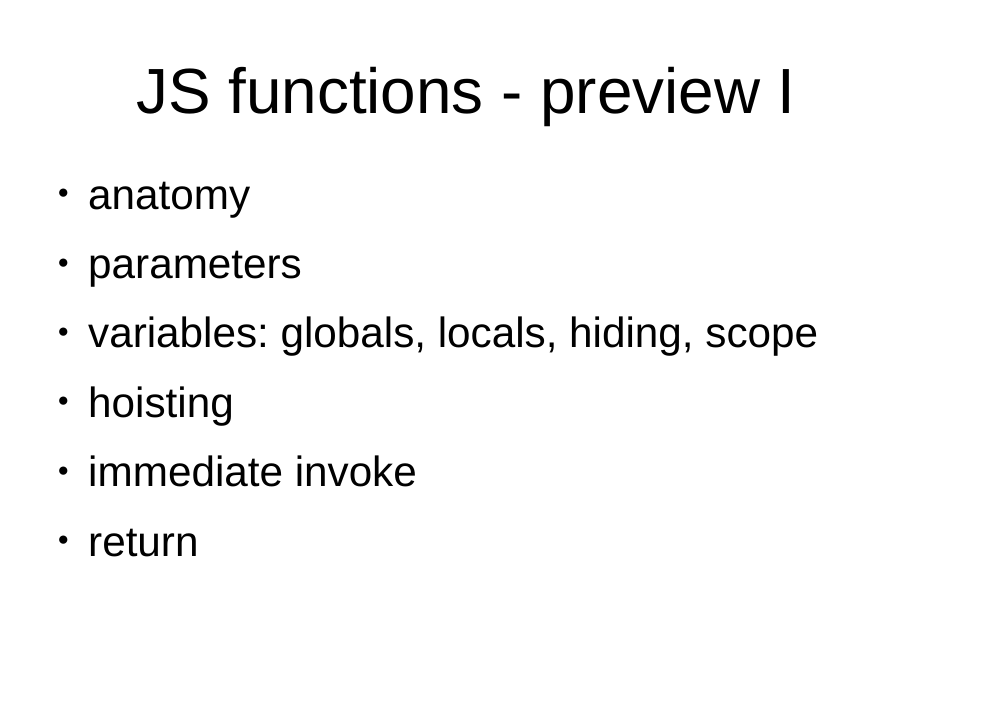
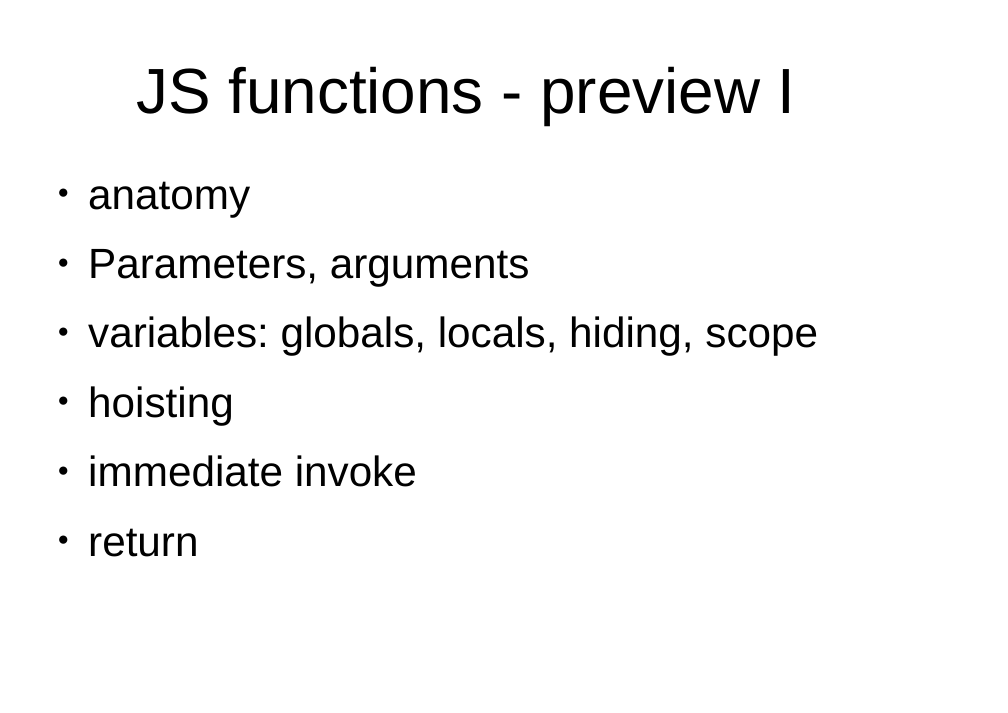
Before and after one commit to peterborkuti/other, a slide deck: slide 85 of JavaScriptBasics/jsbasics-slide.odp. Drawn at 1008x713 pixels with LibreOffice and Linux fonts; fonts in the diff are those of the drawing; background and template pictures are left out. Boxes give left, top, right and bottom in pixels: in the first picture for what was removed or moved away, otherwise in the second. Text is boxed around its words. In the diff, an @@ line names an element or a change of style, - is before the commit and + after.

Commit message:
functions

```diff
--- a/JavaScriptBasics/jsbasics-slide.odp
+++ b/JavaScriptBasics/jsbasics-slide.odp
@@ text at box(88, 249, 530, 286): text changed @@
-● parameters
+● Parameters, arguments
```
Also in this commit, not shown: 1 other file.
